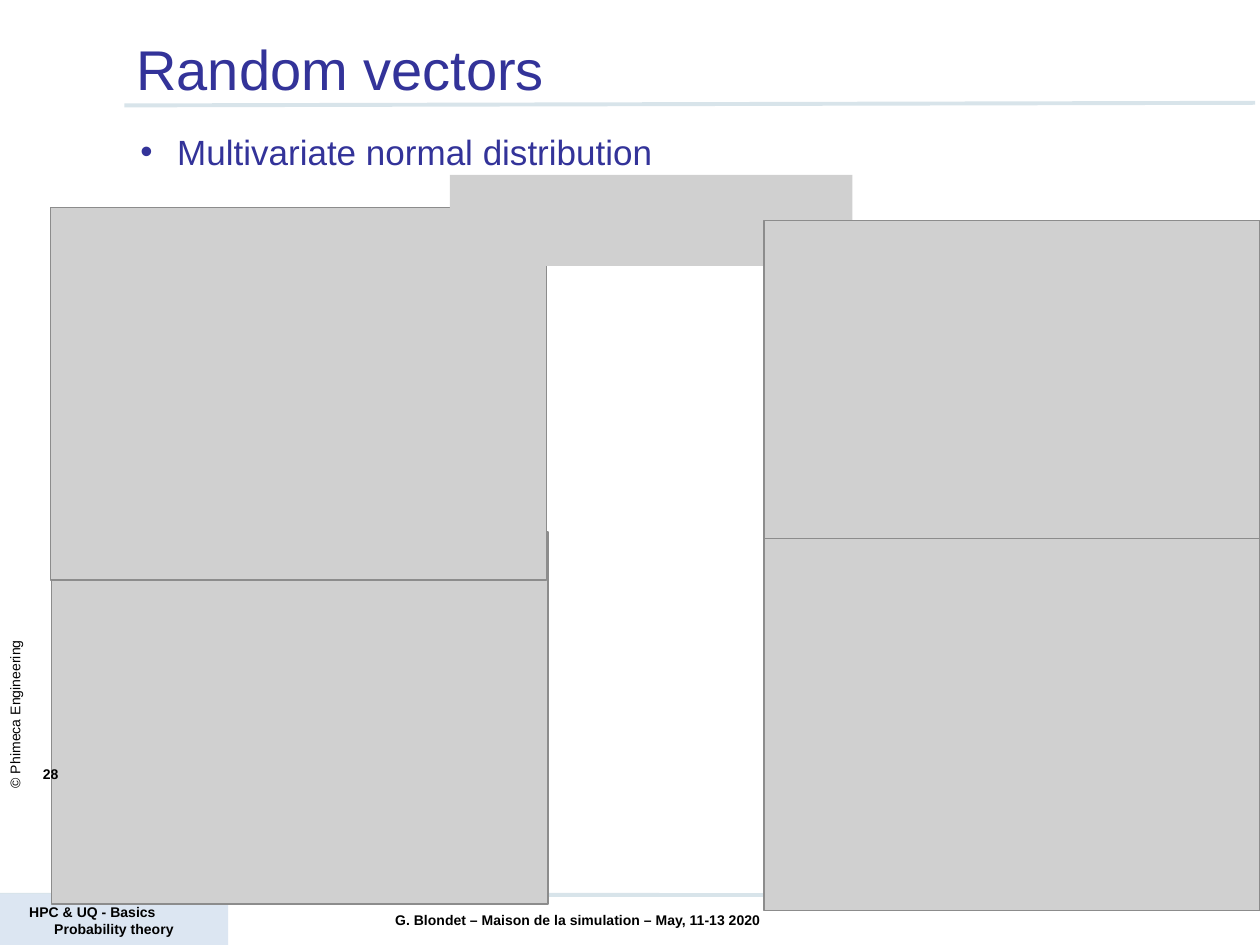
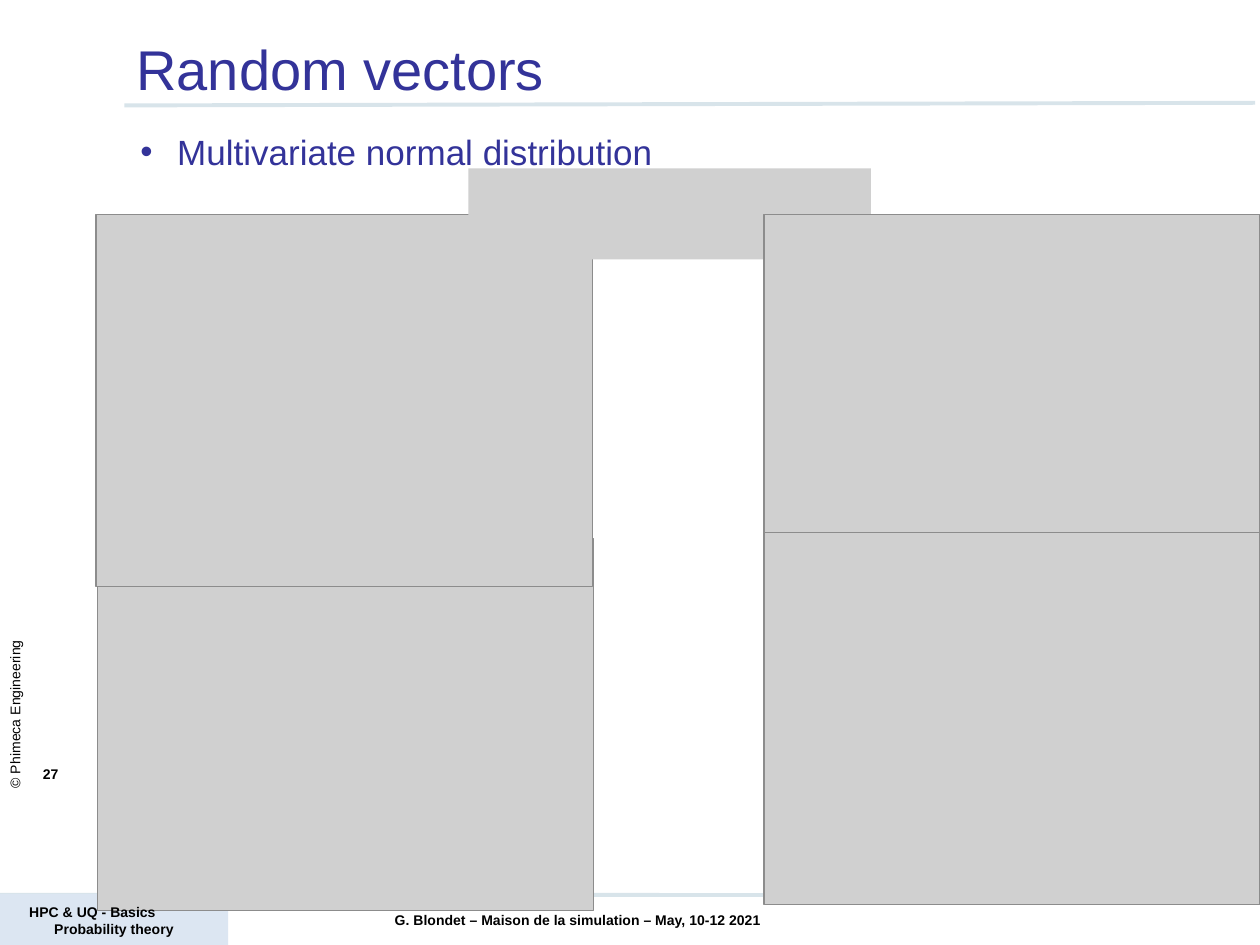
Before and after one commit to mbaudin47/hpcuqtraining, a slide deck: slide 27 of 2021/Courses/Probability/PRACE_D1_Probability_theory_basics_2021.pptx (slide 28 before the commit). Drawn at 1260x945 pixels with LibreOffice and Linux fonts; fonts in the diff are those of the drawing; grey boxes stand for pictures; background and template pictures are left out. Boxes give left, top, right and bottom in pixels: in the first picture for what was removed or moved away, otherwise in the second. Text is boxed around its words. In the diff, an @@ line names an element or a change of style, - is before the commit and + after.

```diff
--- a/2021/Courses/Probability/PRACE_D1_Probability_theory_basics_2021.pptx
+++ b/2021/Courses/Probability/PRACE_D1_Probability_theory_basics_2021.pptx
@@ picture moved from (x1=450, y1=175, x2=852, y2=266) to (x1=469, y1=169, x2=871, y2=260) @@
@@ picture moved from (x1=50, y1=208, x2=547, y2=580) to (x1=96, y1=214, x2=592, y2=586) @@
@@ 3 pictures moved together from (x1=764, y1=220, x2=1260, y2=910) to (x1=764, y1=214, x2=1260, y2=905) @@
@@ picture moved from (x1=52, y1=532, x2=548, y2=903) to (x1=97, y1=538, x2=593, y2=910) @@
@@ page number at (x1=43, y1=769, x2=59, y2=779): text changed @@
-28
+27
@@ text at (x1=395, y1=915, x2=760, y2=928): text changed @@
-G. Blondet – Maison de la simulation – May, 11-13 2020
+G. Blondet – Maison de la simulation – May, 10-12 2021
```
Also in this commit, not shown: 28 other slides changed, 1 slide added, 1 slide removed, 3 other files.
